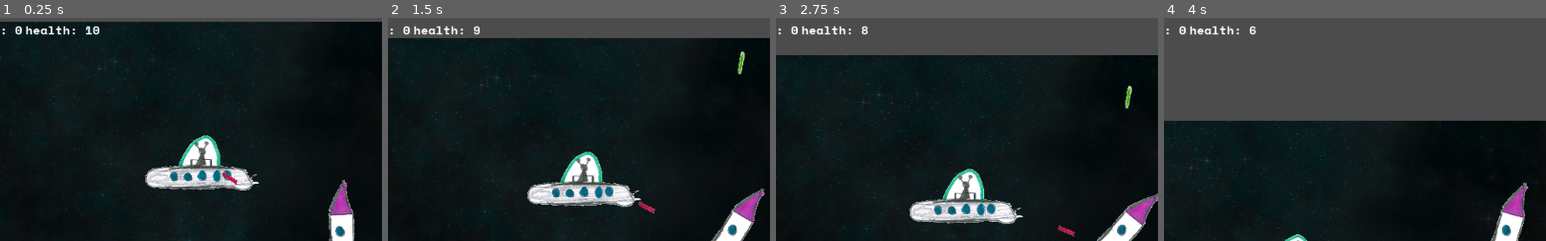
Above: before the commit, frames 1-4 (left to right).
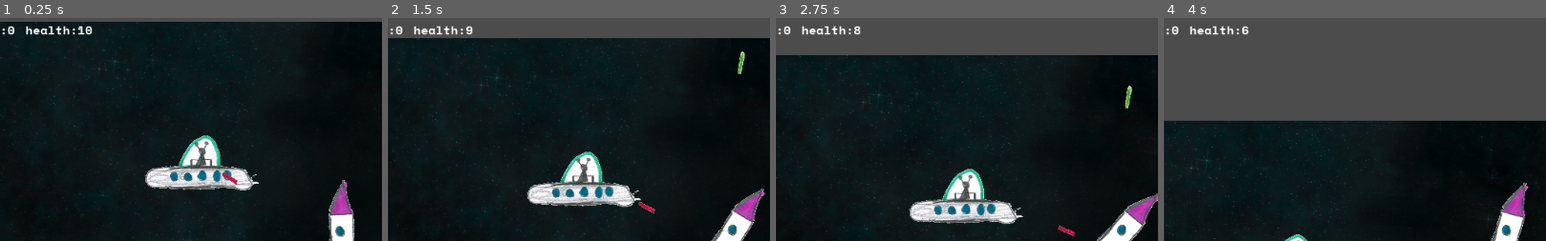
Above: after the commit, the same moments.

Repository: the-g-force/FamJam-April2020
Game: Godot game, scene res://src/Level.tscn
Two runs of this game, one before a commit and one after it. Both use one fixed random seed, a clock stepped at 60 frames per second and the inputs below. Sound files missing from this copy of the repository are replaced by a short silence.
Inputs:
- Up to frame 1 (0.25 s): no input
- Up to frame 2 (1.5 s): hold Right (TurnRight) 0.53-1.28 s; tap Space (Fire) at 0.6, 1.35 s; hold Left (TurnLeft) from 1.28 s (still down)
- Up to frame 3 (2.75 s): release Left (TurnLeft) at 2.03 s; hold Right (TurnRight) from 2.03 s (still down); tap Space (Fire) at 2.1 s
- Up to frame 4 (4 s): release Right (TurnRight) at 2.78 s; hold Up (Thrust) 2.78-3.53 s; tap Space (Fire) at 2.85, 3.6 s; hold Left (TurnLeft) from 3.53 s (still down)
The pictures show only the part of the screen within x 5-55%, y 1-51%; the shares and areas given below are measured in that part.

The runs differ from the first frame. In frame 1, 0.3% of the frame differs, in the area x 2-26%, y 3-8%; in frame 2, 0.2%; in frame 3, 0.2%; in frame 4, 0.2%.

Commit message:
Add score

Diff:
--- a/project/project.godot
+++ b/project/project.godot
@@ -34,21 +34,18 @@
 "deadzone": 0.5,
 "events": [ Object(InputEventKey,"resource_local_to_scene":false,"resource_name":"","device":0,"alt":false,"shift":false,"control":false,"meta":false,"command":false,"pressed":false,"scancode":16777231,"unicode":0,"echo":false,"script":null)
 , Object(InputEventKey,"resource_local_to_scene":false,"resource_name":"","device":0,"alt":false,"shift":false,"control":false,"meta":false,"command":false,"pressed":false,"scancode":65,"unicode":0,"echo":false,"script":null)
-, Object(InputEventJoypadMotion,"resource_local_to_scene":false,"resource_name":"","device":0,"axis":0,"axis_value":-1.0,"script":null)
  ]
 }
 TurnRight={
 "deadzone": 0.5,
 "events": [ Object(InputEventKey,"resource_local_to_scene":false,"resource_name":"","device":0,"alt":false,"shift":false,"control":false,"meta":false,"command":false,"pressed":false,"scancode":16777233,"unicode":0,"echo":false,"script":null)
 , Object(InputEventKey,"resource_local_to_scene":false,"resource_name":"","device":0,"alt":false,"shift":false,"control":false,"meta":false,"command":false,"pressed":false,"scancode":68,"unicode":0,"echo":false,"script":null)
-, Object(InputEventJoypadMotion,"resource_local_to_scene":false,"resource_name":"","device":0,"axis":0,"axis_value":1.0,"script":null)
  ]
 }
 Thrust={
 "deadzone": 0.5,
 "events": [ Object(InputEventKey,"resource_local_to_scene":false,"resource_name":"","device":0,"alt":false,"shift":false,"control":false,"meta":false,"command":false,"pressed":false,"scancode":16777232,"unicode":0,"echo":false,"script":null)
 , Object(InputEventKey,"resource_local_to_scene":false,"resource_name":"","device":0,"alt":false,"shift":false,"control":false,"meta":false,"command":false,"pressed":false,"scancode":87,"unicode":0,"echo":false,"script":null)
-, Object(InputEventJoypadButton,"resource_local_to_scene":false,"resource_name":"","device":0,"button_index":7,"pressure":0.0,"pressed":false,"script":null)
  ]
 }
 Fire={
@@ -56,7 +53,6 @@
 "events": [ Object(InputEventKey,"resource_local_to_scene":false,"resource_name":"","device":0,"alt":false,"shift":false,"control":false,"meta":false,"command":false,"pressed":false,"scancode":32,"unicode":0,"echo":false,"script":null)
 , Object(InputEventKey,"resource_local_to_scene":false,"resource_name":"","device":0,"alt":false,"shift":false,"control":false,"meta":false,"command":false,"pressed":false,"scancode":90,"unicode":0,"echo":false,"script":null)
 , Object(InputEventMouseButton,"resource_local_to_scene":false,"resource_name":"","device":0,"alt":false,"shift":false, …(202 unchanged characters)…
-, Object(InputEventJoypadButton,"resource_local_to_scene":false,"resource_name":"","device":0,"button_index":0,"pressure":0.0,"pressed":false,"script":null)
  ]
 }
 
--- a/project/src/Chicken.gd
+++ b/project/src/Chicken.gd
@@ -17,6 +17,7 @@
 func _on_Chicken_body_entered(body):
 	if body is Rocket:
 		$CluckSound.play()
+		PlayerStats.score += 1
 		hide()
 
 
--- a/project/src/HUD.gd
+++ b/project/src/HUD.gd
@@ -4,5 +4,5 @@
 onready var scoretracker = $HBoxContainer/Score
 
 func _process(delta):
-	healthtracker.text = "health: " + str(PlayerStats.health)
-	scoretracker.text = "score: " + str(PlayerStats.score)
+	healthtracker.text = "health:" + str(PlayerStats.health)
+	scoretracker.text = "score:" + str(PlayerStats.score) + " "
--- a/project/src/Level.tscn
+++ b/project/src/Level.tscn
@@ -1,10 +1,11 @@
-[gd_scene load_steps=8 format=2]
+[gd_scene load_steps=9 format=2]
 
 [ext_resource path="res://src/Rocket.tscn" type="PackedScene" id=1]
 [ext_resource path="res://assets/background.png" type="Texture" id=2]
 [ext_resource path="res://src/Paths.tscn" type="PackedScene" id=3]
 [ext_resource path="res://src/UFO.tscn" type="PackedScene" id=4]
 [ext_resource path="res://src/HUD.tscn" type="PackedScene" id=5]
+[ext_resource path="res://src/HUD.gd" type="Script" id=6]
 
 [sub_resource type="RectangleShape2D" id=1]
 extents = Vector2( 3147.6, 10 )
@@ -25,7 +26,8 @@
 [node name="Rocket" parent="." instance=ExtResource( 1 )]
 position = Vector2( 506.504, 293.862 )
 
-[node name="HUD" parent="Rocket" instance=ExtResource( 5 )]
+[node name="HUD" type="CanvasLayer" parent="Rocket" instance=ExtResource( 5 )]
+script = ExtResource( 6 )
 
 [node name="Camera2D" type="Camera2D" parent="Rocket"]
 current = true
